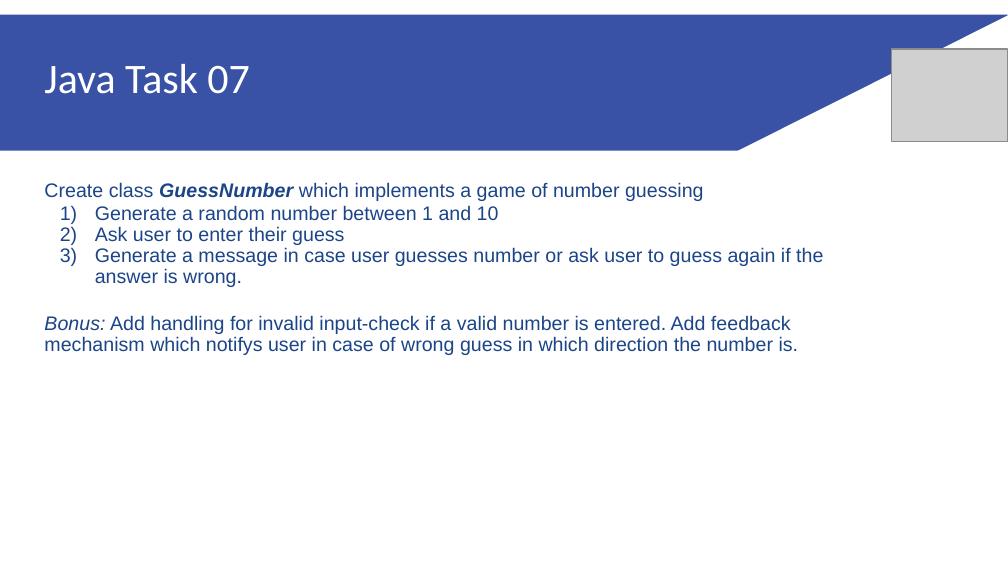
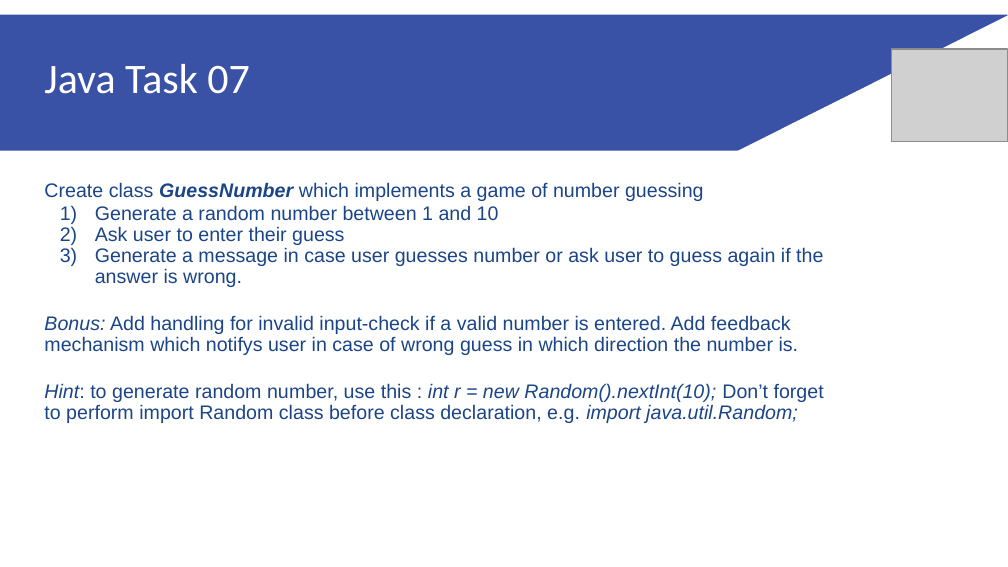
Before and after one commit to rcsyg/rcs-preboot, a slide deck: slide 4 of Java Homework 02 (eng).pptx. Drawn at 1008x567 pixels with LibreOffice and Linux fonts; fonts in the diff are those of the drawing; grey boxes stand for pictures. Boxes give left, top, right and bottom in pixels: in the first picture for what was removed or moved away, otherwise in the second. Text is boxed around its words. In the diff, an @@ line names an element or a change of style, - is before the commit and + after.

```diff
--- a/Java Homework 02 (eng).pptx
+++ b/Java Homework 02 (eng).pptx
@@ text at <box>44,383,824,423</box>: paragraph added @@
+Hint: to generate random number, use this : int r = new Random().nextInt(10); Don’t forget to perform import Random class before class declaration, e.g. import java.util.Random;
```
Also in this commit, not shown: 3 other slides changed, 1 slide added.
